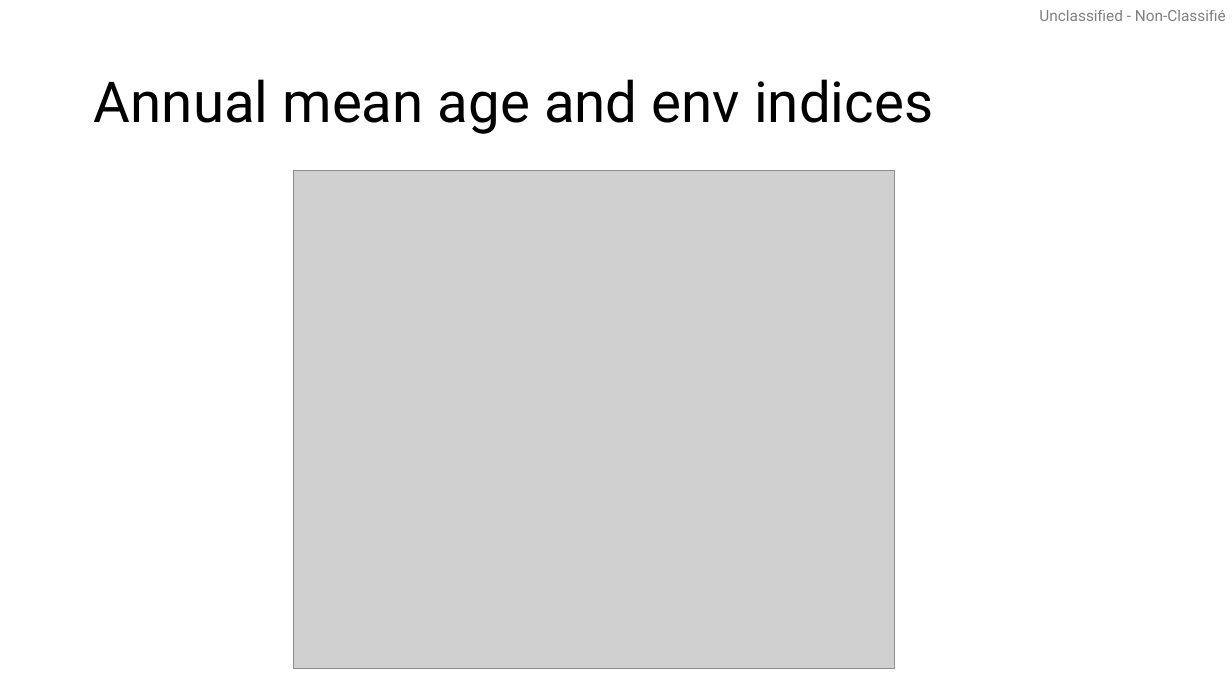
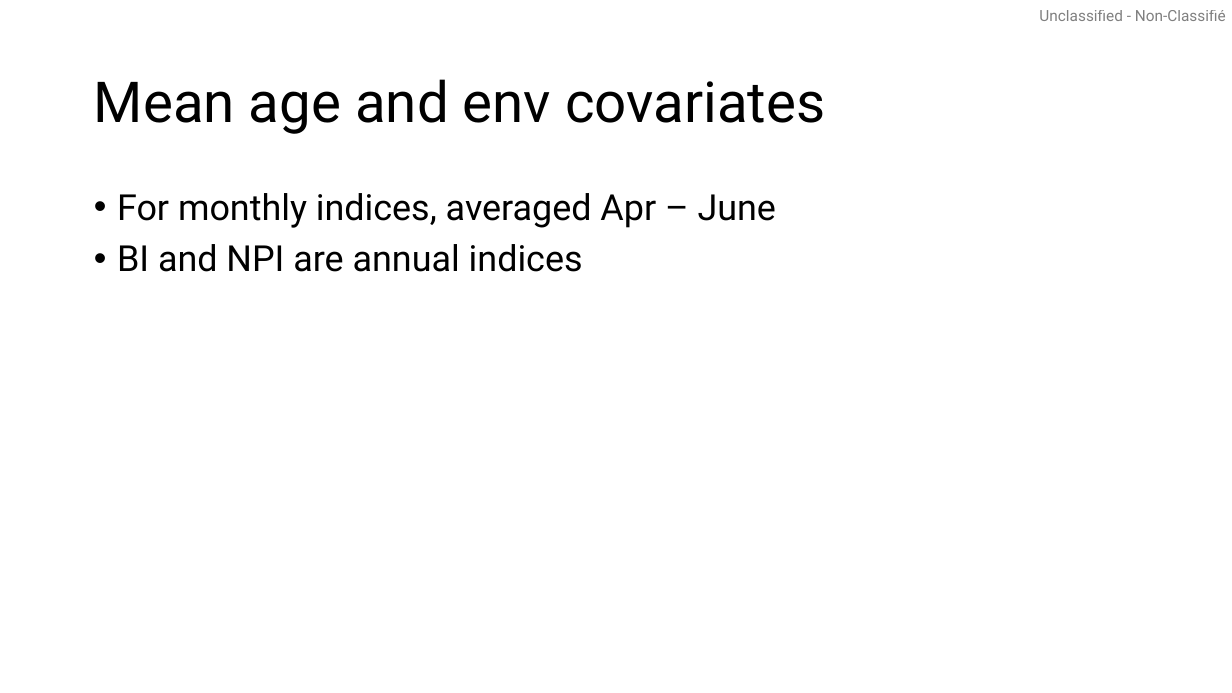
Before and after one commit to pbs-assess/gfcondition, a slide deck: slide 16 of stock-specific/hake/output_plots_20260730.pptx (slide 35 before the commit). Drawn at 1232x693 pixels with LibreOffice and Linux fonts; fonts in the diff are those of the drawing; grey boxes stand for pictures. Boxes give left, top, right and bottom in pixels: in the first picture for what was removed or moved away, otherwise in the second. Text is boxed around its words. In the diff, an @@ line names an element or a change of style, - is before the commit and + after.

```diff
--- a/stock-specific/hake/output_plots_20260730.pptx
+++ b/stock-specific/hake/output_plots_20260730.pptx
@@ title at bbox=[94, 79, 825, 134]: text changed @@
-Annual mean age and env indices
+Mean age and env covariates
@@ picture removed at bbox=[293, 171, 895, 668] @@
@@ text added at bbox=[117, 193, 776, 272], 28 pt, text #000000 @@
+• For monthly indices, averaged Apr – June
+• BI and NPI are annual indices
```
Also in this commit, not shown: 12 other slides changed, 13 slides added, 12 slides removed, 1 other file.
